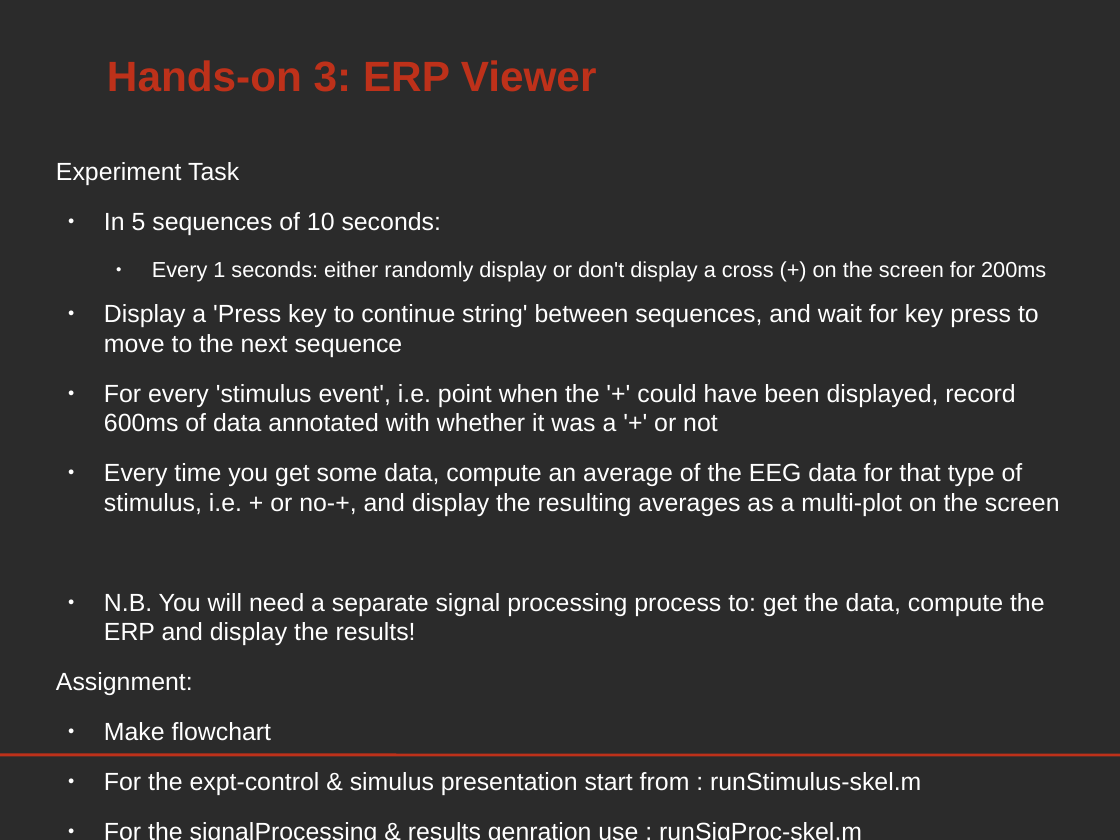
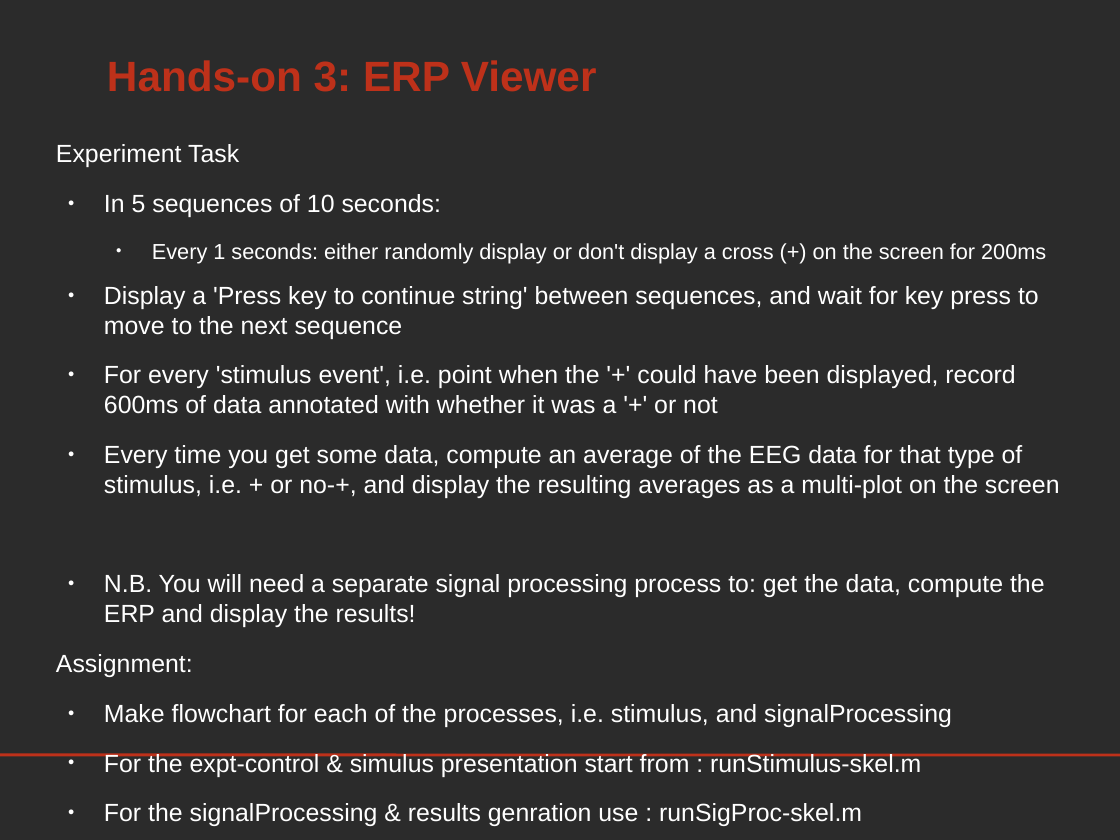
Before and after one commit to phpvdb/buffer_bci, a slide deck: slide 31 of tutorial/lect3-helloworld/HelloWorld_ERPViewer.odp. Drawn at 1120x840 pixels with LibreOffice and Linux fonts; fonts in the diff are those of the drawing; background and template pictures are left out; a plain dark background stands for a picture behind light text. Boxes give left, top, right and bottom in pixels: in the first picture for what was removed or moved away, otherwise in the second. Text is boxed around its words. In the diff, an @@ line names an element or a change of style, - is before the commit and + after.

```diff
--- a/tutorial/lect3-helloworld/HelloWorld_ERPViewer.odp
+++ b/tutorial/lect3-helloworld/HelloWorld_ERPViewer.odp
@@ text "Experiment Task": place and size @@
-text "Experiment Task" at (56, 162, 1060, 795)
+text "Experiment Task" at (56, 144, 1060, 777)
@@ text at (104, 704, 952, 727): text changed @@
-● Make flowchart
+● Make flowchart for each of the processes, i.e. stimulus, and signalProcessing
```
Also in this commit, not shown: 1 other slide changed, 5 other files.
